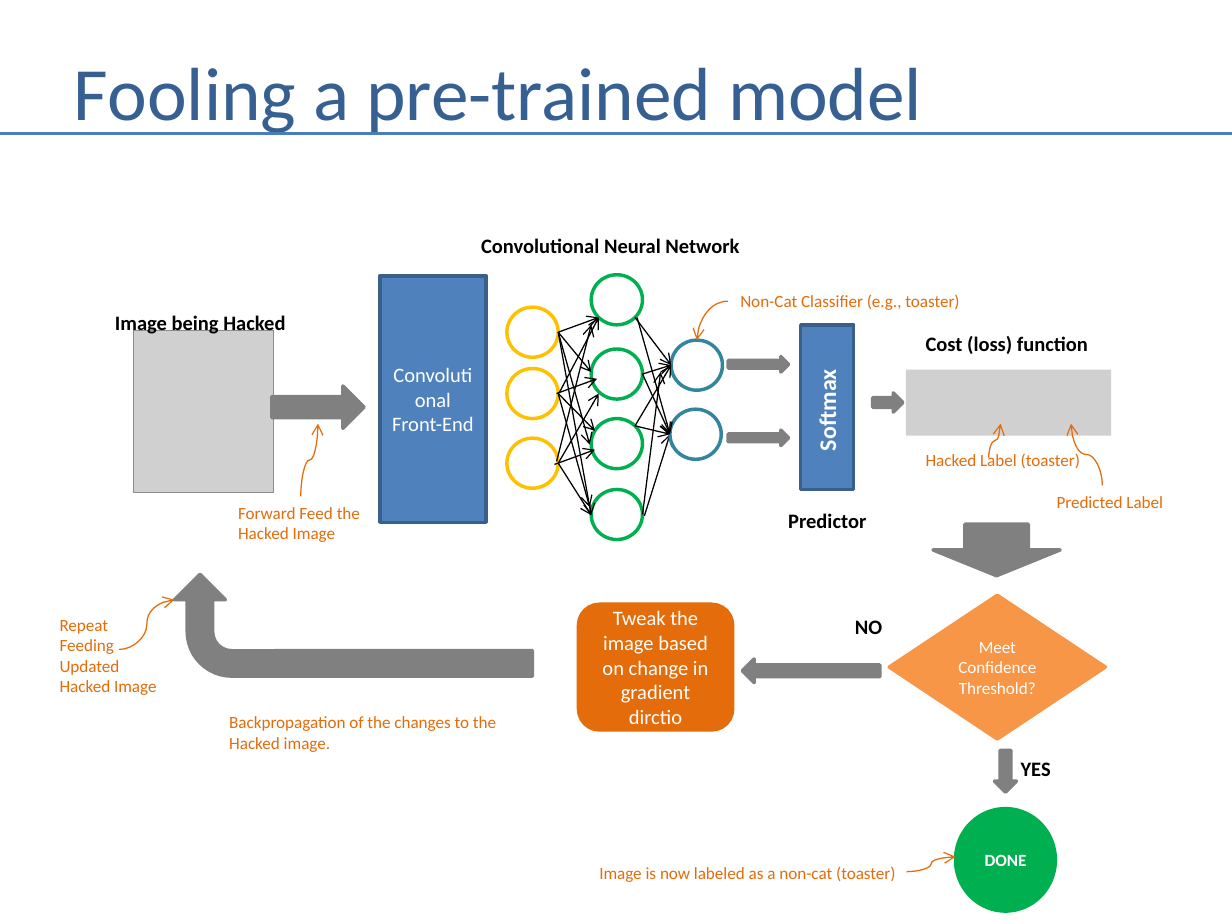
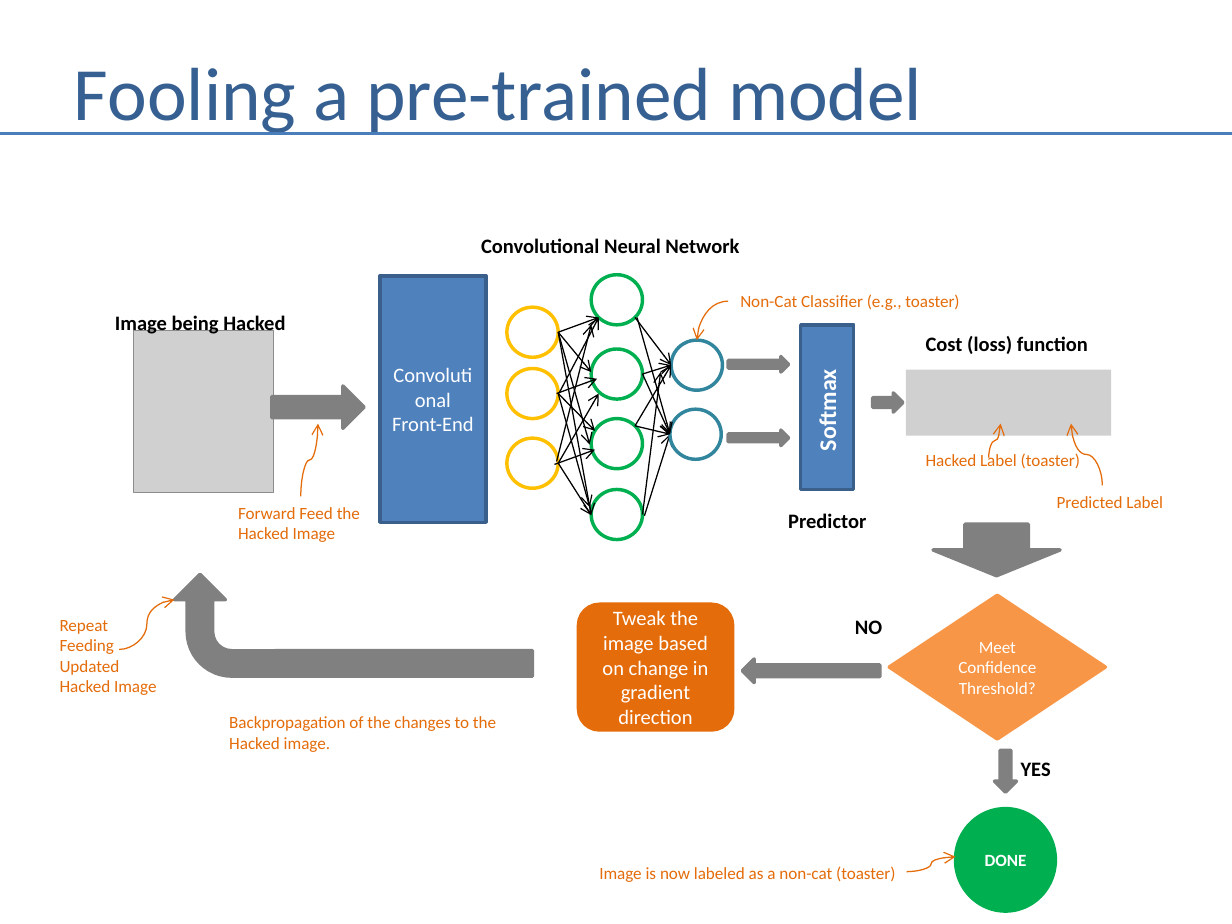
Before and after one commit to andrewferlitsch/Portland-Data-Science-Group, a slide deck: slide 11 of Presentations/ML Adverserial Neural Networks.pptx. Drawn at 1232x924 pixels with LibreOffice and Linux fonts; fonts in the diff are those of the drawing; grey boxes stand for pictures. Boxes give left, top, right and bottom in pixels: in the first picture for what was removed or moved away, otherwise in the second. Text is boxed around its words. In the diff, an @@ line names an element or a change of style, - is before the commit and + after.

Commit message:
fix typo

```diff
--- a/Presentations/ML Adverserial Neural Networks.pptx
+++ b/Presentations/ML Adverserial Neural Networks.pptx
@@ text in rounded rectangle at (x1=602, y1=610, x2=708, y2=724): text changed @@
-Tweak the image based on change in gradient dirctio
+Tweak the image based on change in gradient direction
```
